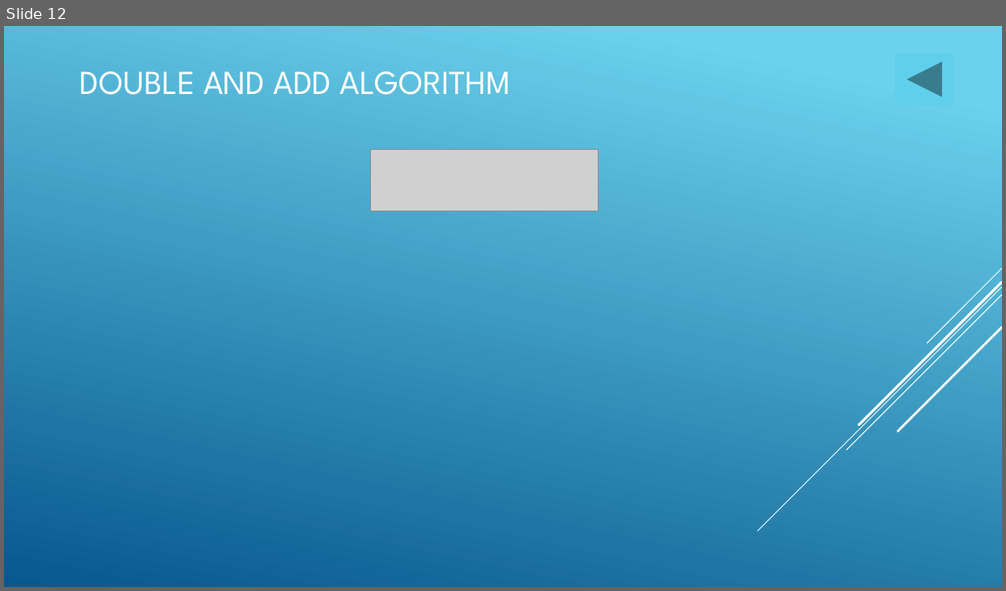
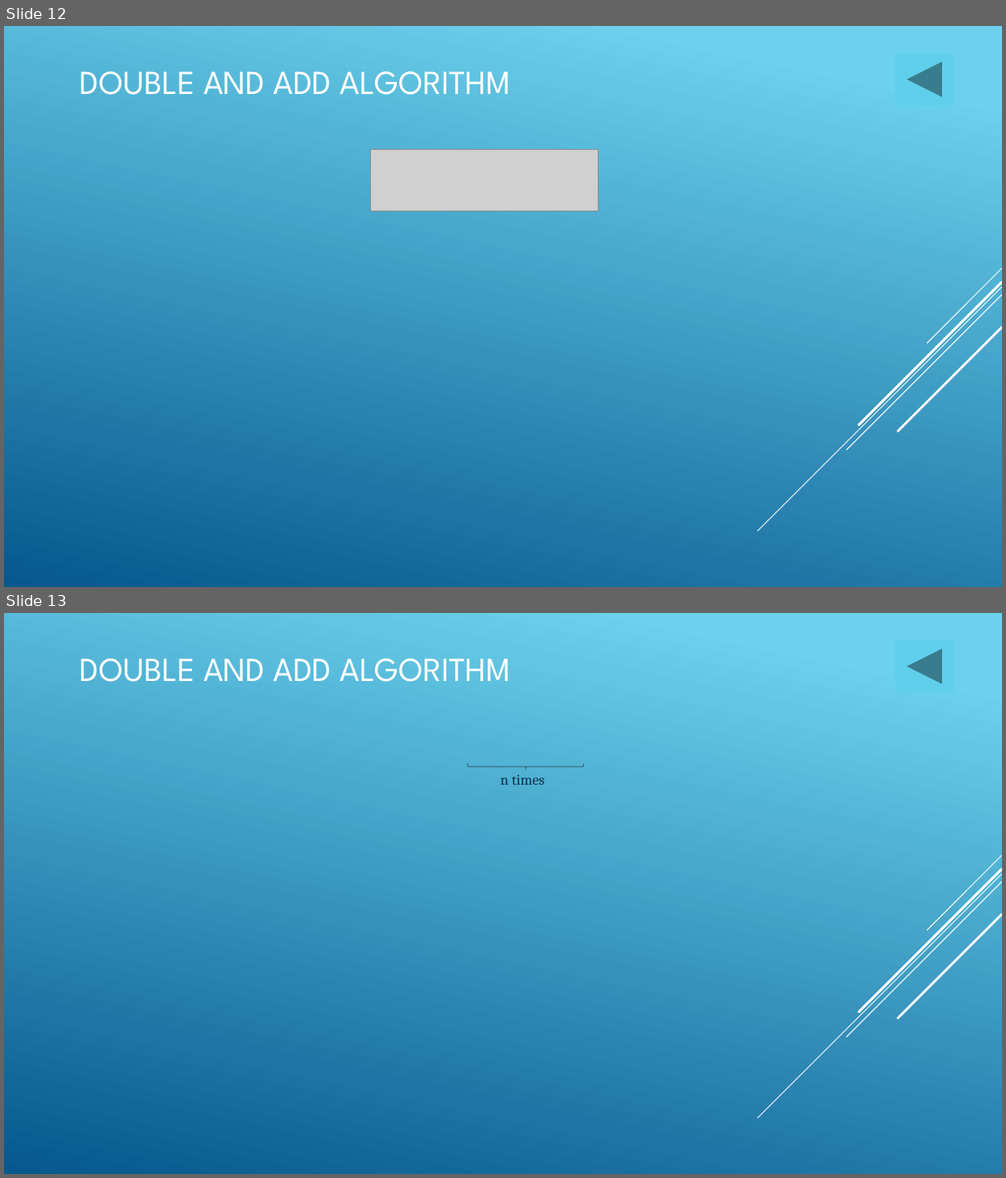
Before and after one commit to LiorYaacov/M.Sc_Advanced_Algebra, a slide deck: Advanced Algebra.pptx. Shown one above the other, each under a label of ours: slide 12 before the commit, slides 12 and 13 after it. The pictures are 1006x591 and 1006x1178 pixels, drawn with LibreOffice and Linux fonts; fonts in the diff are those of the drawing; grey boxes stand for pictures. Boxes give left, top, right and bottom in pixels: in the first picture for what was removed or moved away, otherwise in the second. Text is boxed around its words. In the diff, an @@ line names an element or a change of style, - is before the commit and + after.

Commit message:
PPT

```diff
--- a/Advanced Algebra.pptx
+++ b/Advanced Algebra.pptx
@@ slide 13 added at <box>4,613,1002,1174</box>, background gradient #6ED2EB to #06588E; not listed: 5 template elements that a slide beside it also shows @@
@@ title added at <box>80,658,511,682</box>, 32.4 pt, text #FFFFFF @@
+DOUBLE AND ADD ALGORITHM
@@ action button back previous added at <box>896,641,953,692</box>, fill #60CFEB, outline #60CFEB 1.25 pt @@
@@ right brace added at <box>467,764,583,769</box>, outline #262626 0.75 pt @@
@@ text added at <box>501,775,544,785</box>, 14 pt, text #0A304A @@
+n times
```
Also in this commit, not shown: 1 slide changed.
